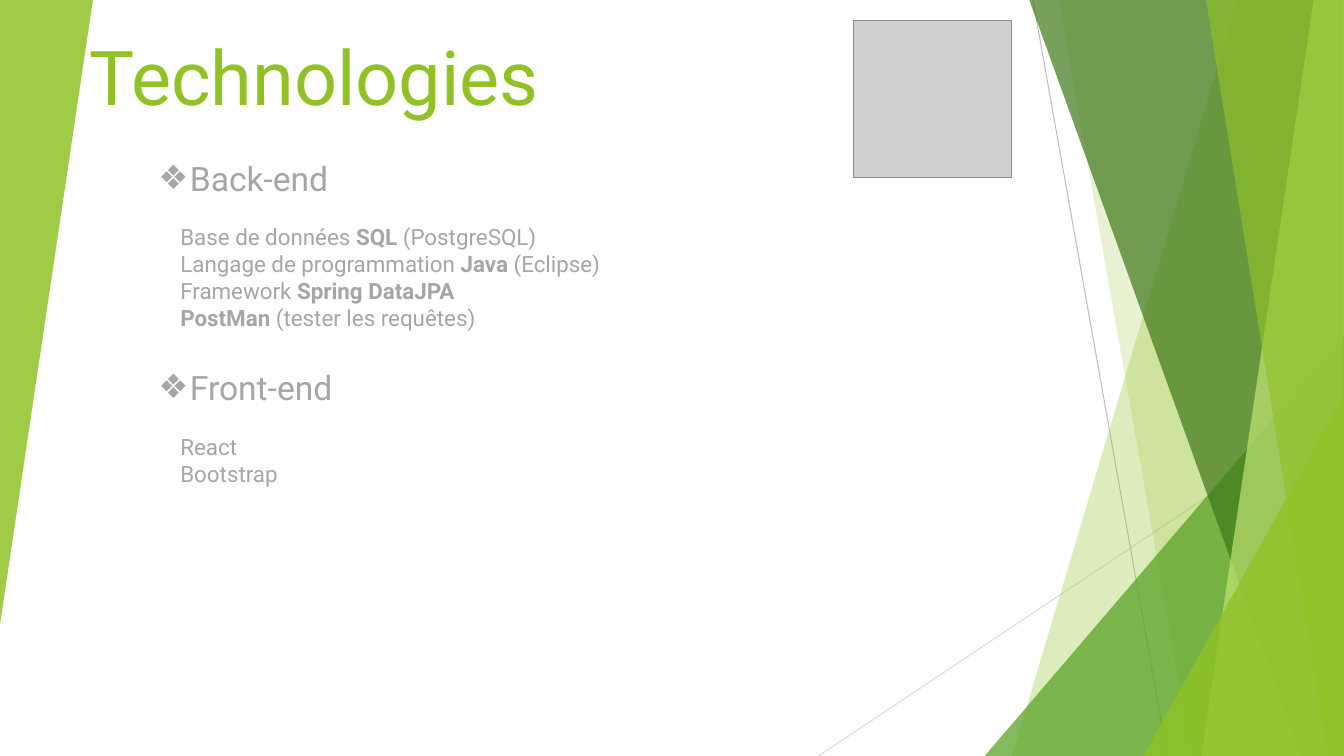
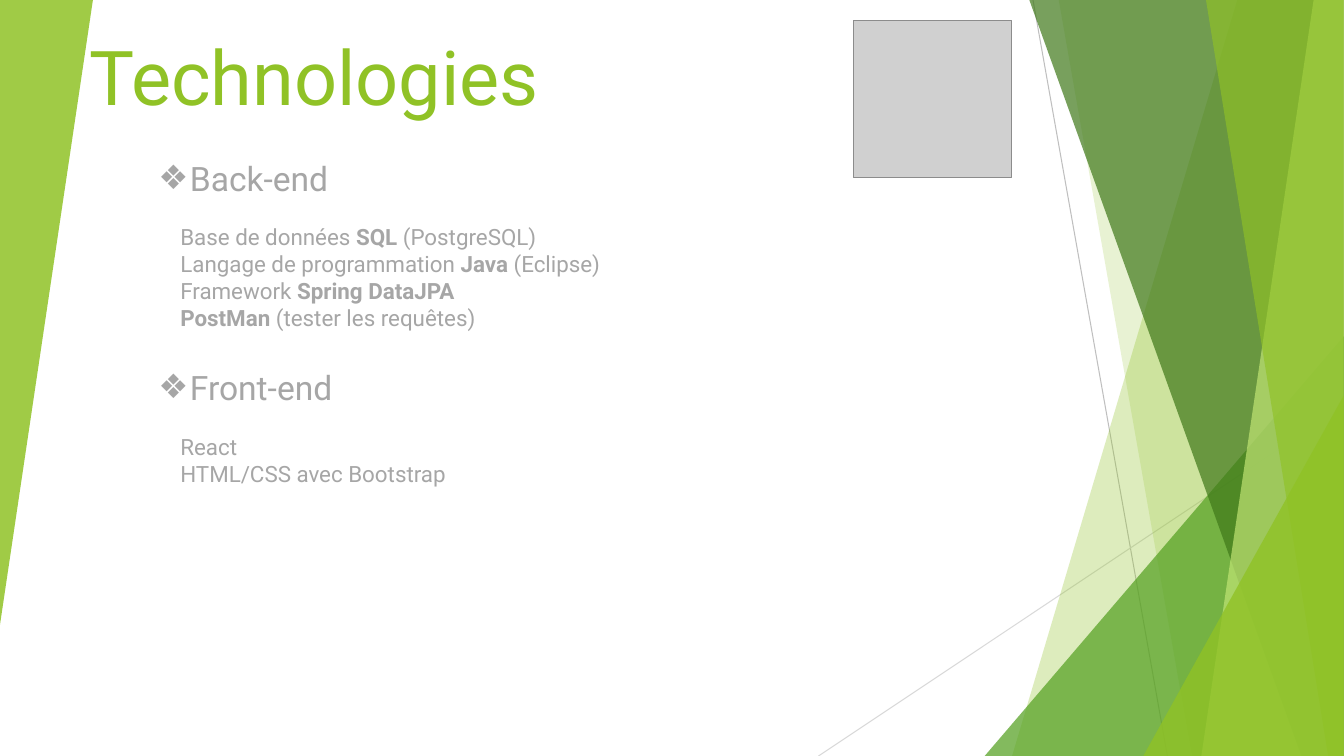
Before and after one commit to Sneak-ySnake/ProjetReseauSocialPro---Projet-fil-rouge, a slide deck: slide 13 of Presentation/PresentationTender.pptx (slide 14 before the commit). Drawn at 1344x756 pixels with LibreOffice and Linux fonts; fonts in the diff are those of the drawing; grey boxes stand for pictures. Boxes give left, top, right and bottom in pixels: in the first picture for what was removed or moved away, otherwise in the second. Text is boxed around its words. In the diff, an @@ line names an element or a change of style, - is before the commit and + after.

```diff
--- a/Presentation/PresentationTender.pptx
+++ b/Presentation/PresentationTender.pptx
@@ text at [180,466,445,487]: text changed @@
-Bootstrap
+HTML/CSS avec Bootstrap
```
Also in this commit, not shown: 1 other slide changed, 1 slide removed.
